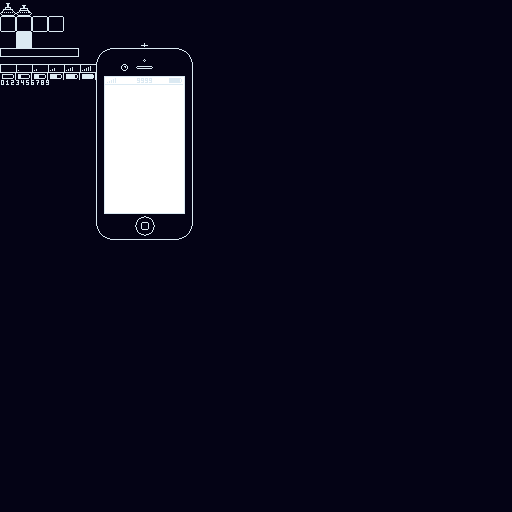
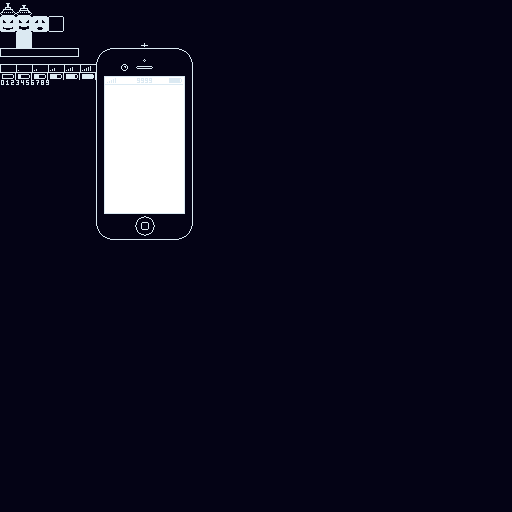
Layer changes from the first 512px x 512px image to the second:
painted on "Apps" over [left=1, top=17, right=47, bottom=31]
